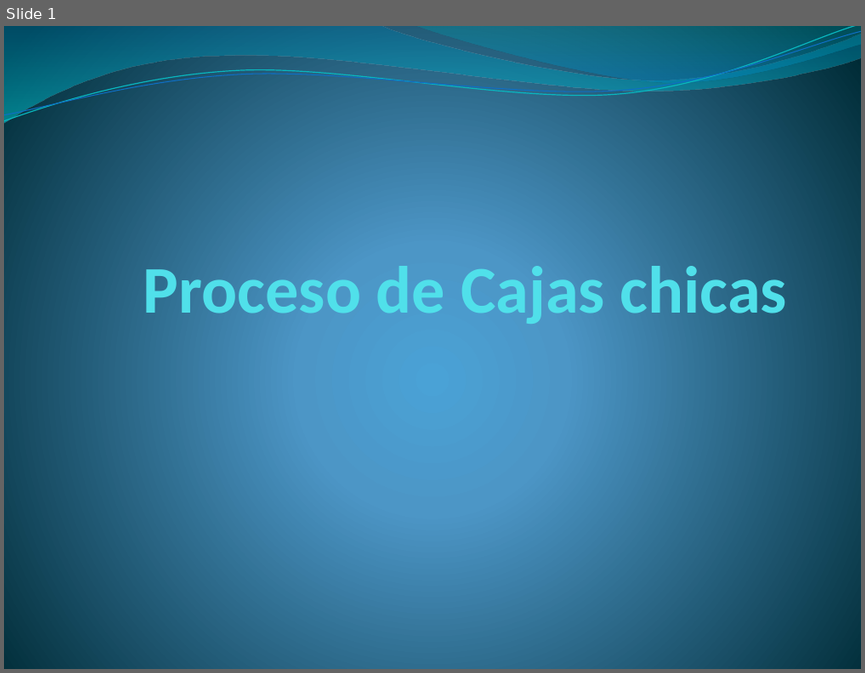
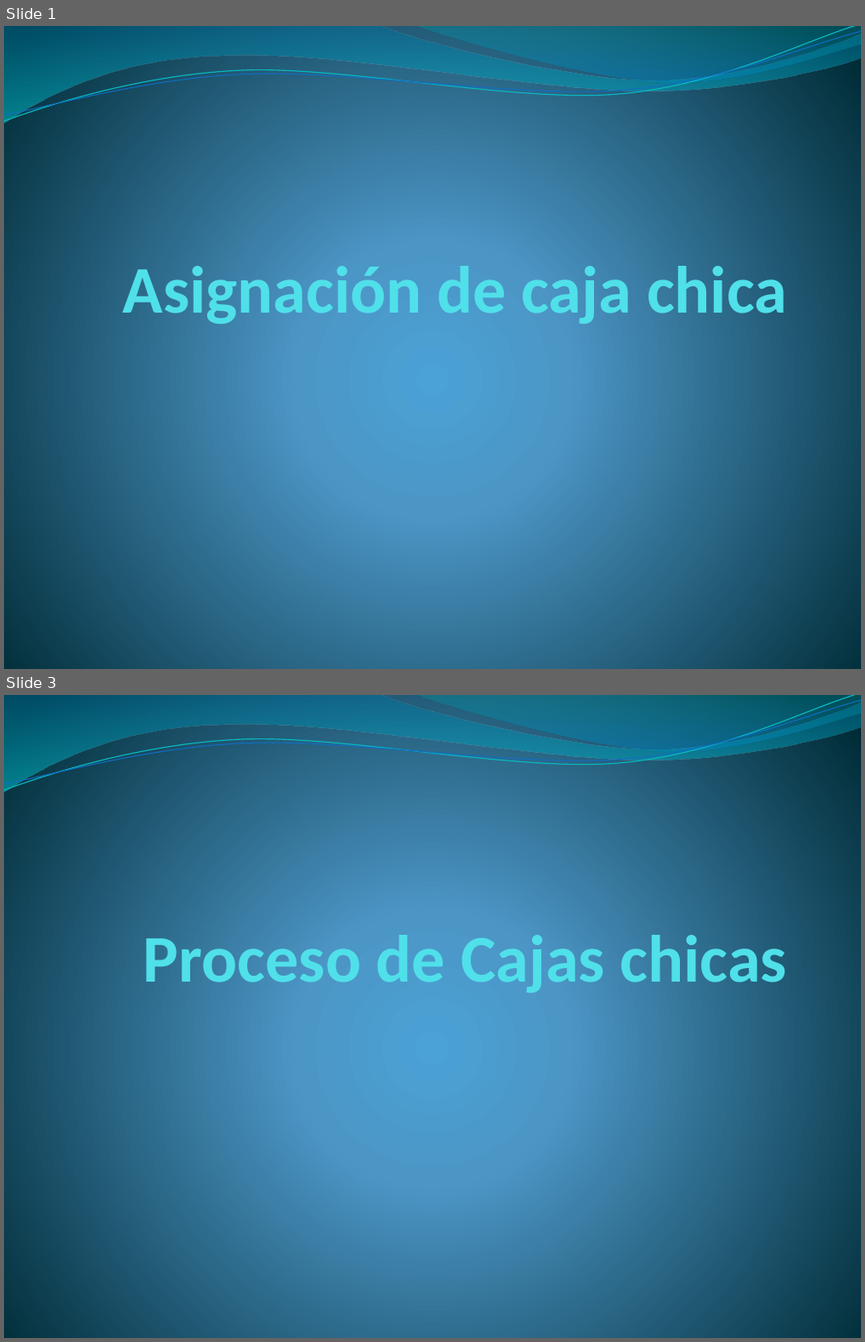
Before and after one commit to camiloreynaga/mech, a slide deck: Presentaciones/Proceso de Cajas chicas.pptx. Shown one above the other, each under a label of ours: slide 1 before the commit, slides 1 and 3 after it; the slides between them are not shown. The pictures are 865x673 and 865x1342 pixels, drawn with LibreOffice and Linux fonts; fonts in the diff are those of the drawing. Boxes give left, top, right and bottom in pixels: in the first picture for what was removed or moved away, otherwise in the second. Text is boxed around its words. In the diff, an @@ line names an element or a change of style, - is before the commit and + after.

```diff
--- a/Presentaciones/Proceso de Cajas chicas.pptx
+++ b/Presentaciones/Proceso de Cajas chicas.pptx
@@ slide 1 added at <box>4,26,861,669</box>, background gradient #4AA0D6 to #4C98C7 to #002C38; not listed: 4 template elements that a slide beside it also shows @@
@@ title added at <box>123,256,787,328</box>, 56 pt, text #51E0EA, bold @@
+Asignación de caja chica
@@ what was slide 1 is now slide 3 @@
```
Also in this commit, not shown: 2 slides changed, 4 other slides added.
